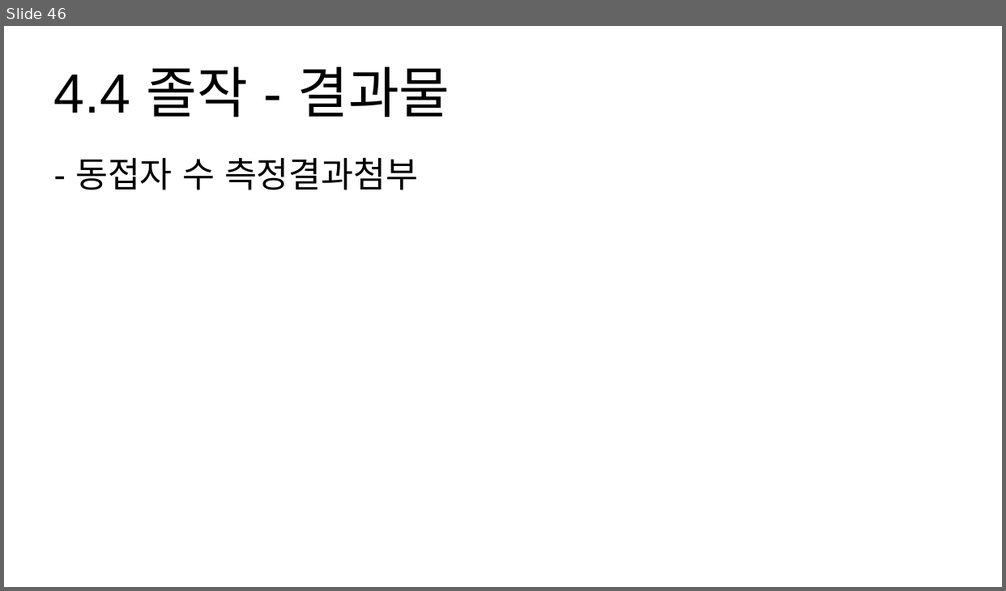
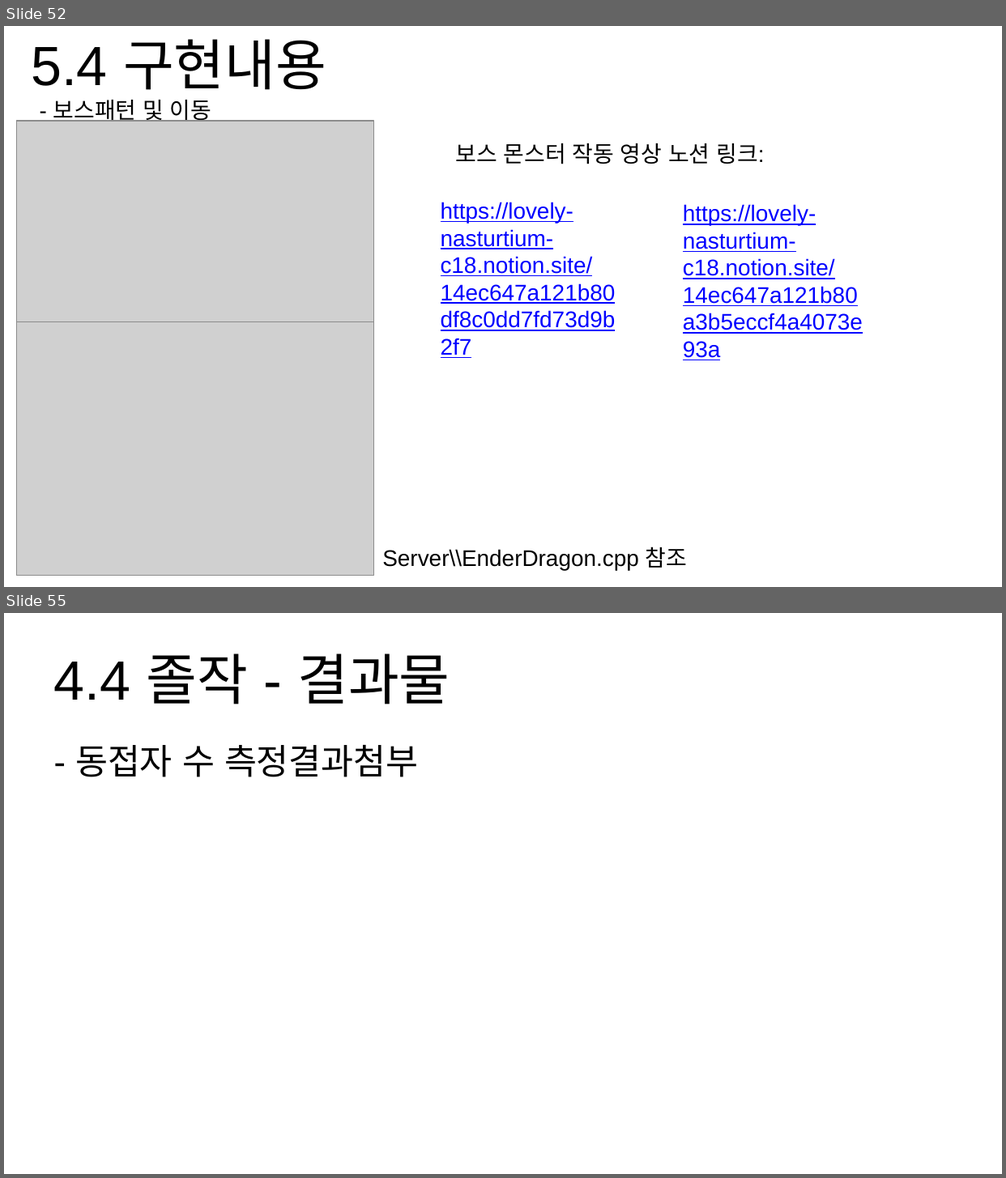
Before and after one commit to hypernagox/FYP_Evergreen, a slide deck: 포트폴리오/서버_최재혁/포트폴리오.pptx. Shown one above the other, each under a label of ours: slide 46 before the commit, slides 52 and 55 after it; the slides between them are not shown. The pictures are 1006x591 and 1006x1178 pixels, drawn with LibreOffice and Linux fonts; fonts in the diff are those of the drawing; grey boxes stand for pictures. Boxes give left, top, right and bottom in pixels: in the first picture for what was removed or moved away, otherwise in the second. Text is boxed around its words. In the diff, an @@ line names an element or a change of style, - is before the commit and + after.

```diff
--- a/포트폴리오/서버_최재혁/포트폴리오.pptx
+++ b/포트폴리오/서버_최재혁/포트폴리오.pptx
@@ slide 52 added at bbox=[4, 26, 1002, 587], background #FFFFFF @@
@@ title added at bbox=[31, 39, 326, 90], 44 pt, text #000000 @@
+5.4 구현내용
@@ picture added at bbox=[17, 121, 374, 323] @@
@@ text added at bbox=[53, 100, 211, 124], 18 pt, text #000000 @@
+- 보스패턴 및 이동
@@ text added at bbox=[456, 143, 764, 165], 18 pt, text #000000 @@
+보스 몬스터 작동 영상 노션 링크:
@@ text added at bbox=[441, 202, 593, 276], 18 pt, text #0000FF, underline @@
+https://lovely-nasturtium-c18.notion.site/14ec647a121b80df8c0dd7fd73d9b2f7
@@ text added at bbox=[683, 204, 835, 280], 18 pt, text #0000FF, underline @@
+https://lovely-nasturtium-c18.notion.site/14ec647a121b80a3b5eccf4a4073e93a
@@ picture added at bbox=[17, 322, 374, 576] @@
@@ text added at bbox=[382, 547, 687, 570], 18 pt, text #000000 @@
+Server\\EnderDragon.cpp 참조
@@ what was slide 46 is now slide 55 @@
```
Also in this commit, not shown: 2 slides changed, 8 other slides added.
